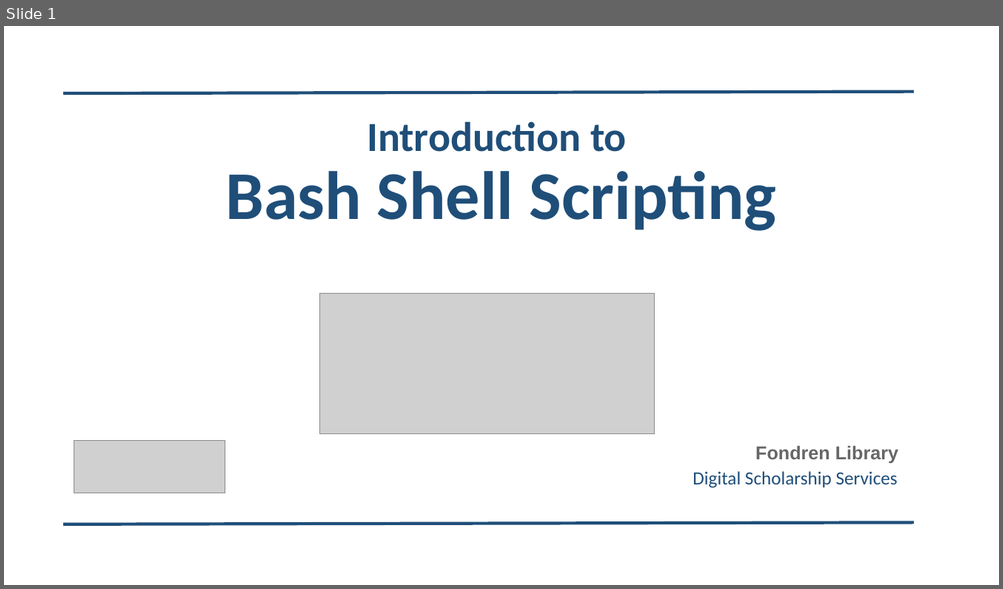
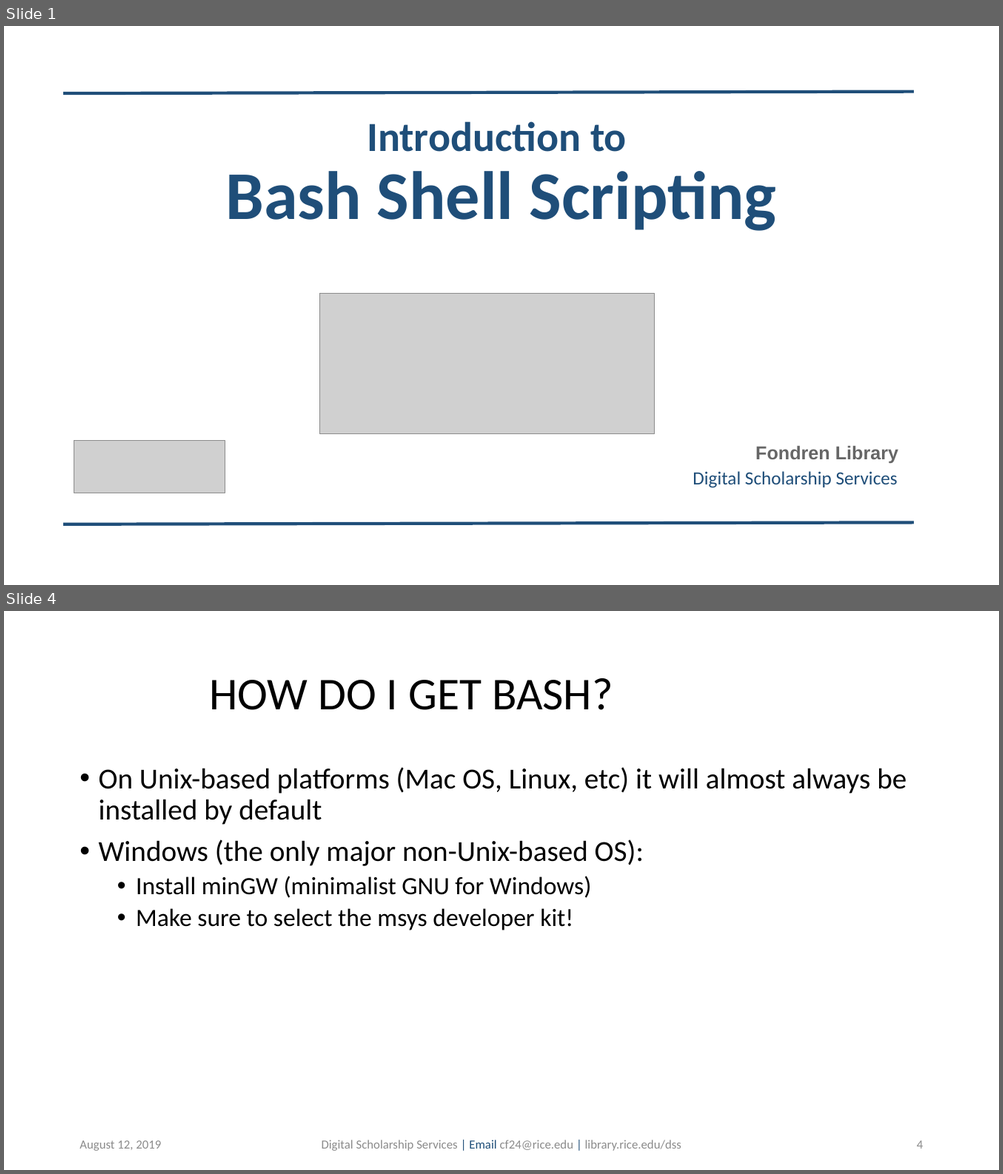
Before and after one commit to bakitybacon/rice-data-and-donuts, a slide deck: bash/Introduction to Bash.pptx. Shown one above the other, each under a label of ours: slide 1 before the commit, slides 1 and 4 after it; the slides between them are not shown. The pictures are 1003x589 and 1003x1174 pixels, drawn with LibreOffice and Linux fonts; fonts in the diff are those of the drawing; grey boxes stand for pictures; background and template pictures are left out. Boxes give left, top, right and bottom in pixels: in the first picture for what was removed or moved away, otherwise in the second. Text is boxed around its words. In the diff, an @@ line names an element or a change of style, - is before the commit and + after.

```diff
--- a/bash/Introduction to Bash.pptx
+++ b/bash/Introduction to Bash.pptx
@@ slide 4 added at [4,611,999,1170], background #FFFFFF @@
@@ title added at [209,678,613,710], 44 pt, text #000000 @@
+HOW DO I GET BASH?
@@ text added at [99,767,906,931], 28 pt, text #000000 @@
+• On Unix-based platforms (Mac OS, Linux, etc) it will almost always be installed by default
+• Windows (the only major non-Unix-based OS):
+  • Install minGW (minimalist GNU for Windows)
+  • Make sure to select the msys developer kit!
@@ text added at [79,1141,161,1151], 12 pt, text #8C8C8C @@
+August 12, 2019
@@ text added at [321,1140,681,1151], 12 pt, text #8C8C8C @@
+Digital Scholarship Services | Email cf24@rice.edu | library.rice.edu/dss
@@ page number added at [916,1141,922,1149], 12 pt, text #8C8C8C @@
+4
```
Also in this commit, not shown: 1 slide changed, 12 other slides added.
